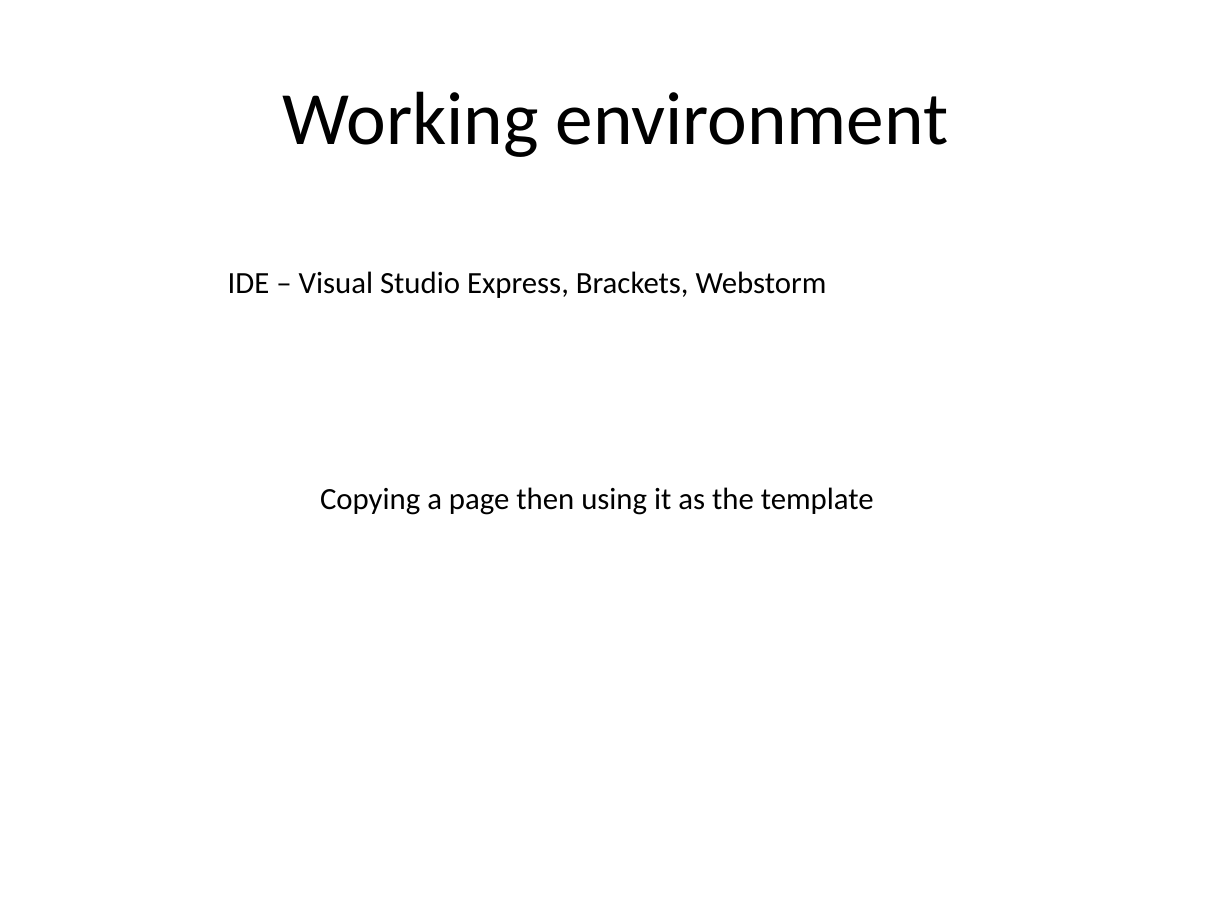
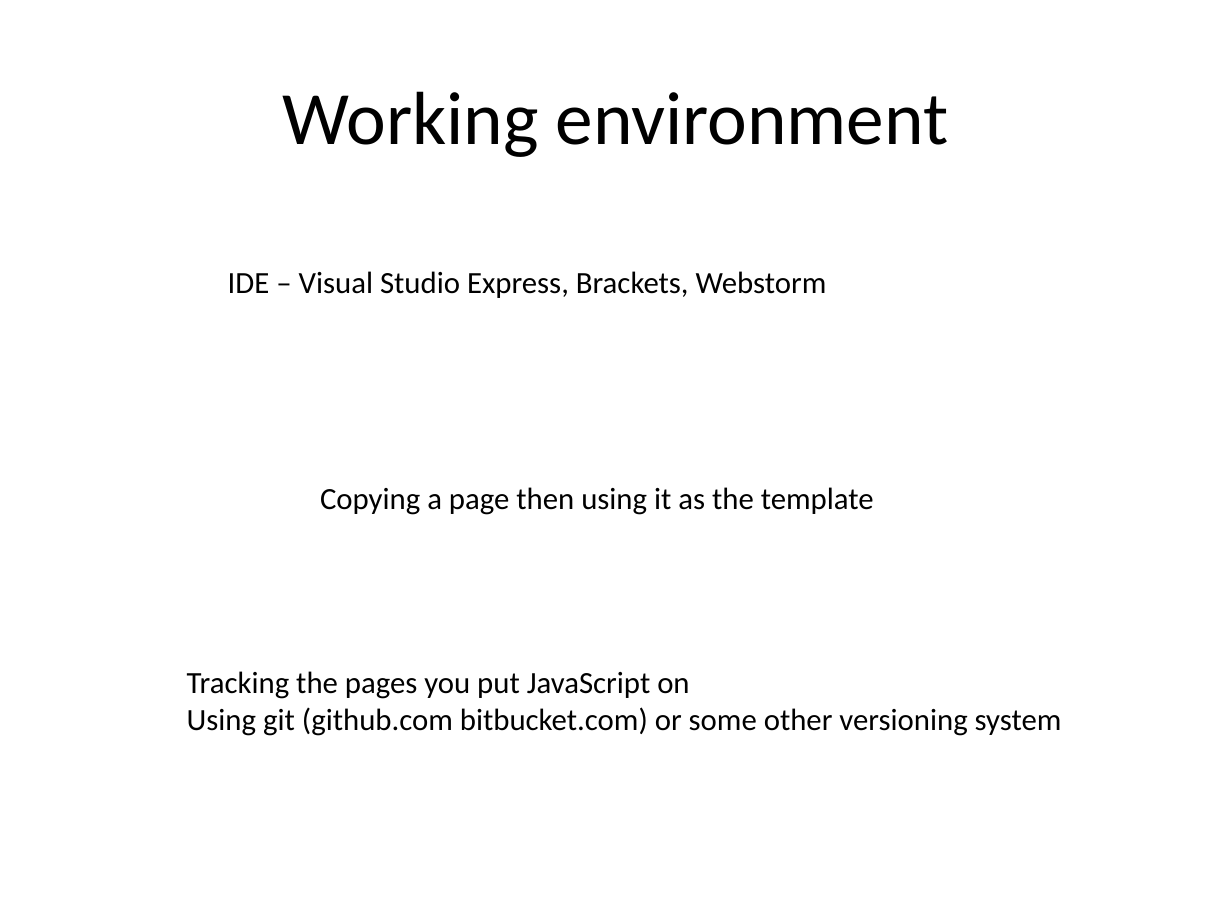
Before and after one commit to paul-burtness/webdevmojo, a slide deck: slide 13 of webdevmojo.pptx (slide 11 before the commit). Drawn at 1232x924 pixels with LibreOffice and Linux fonts; fonts in the diff are those of the drawing. Boxes give left, top, right and bottom in pixels: in the first picture for what was removed or moved away, otherwise in the second. Text is boxed around its words. In the diff, an @@ line names an element or a change of style, - is before the commit and + after.

```diff
--- a/webdevmojo.pptx
+++ b/webdevmojo.pptx
@@ text added at (x1=187, y1=671, x2=1062, y2=736), 18 pt, text #000000 @@
+Tracking the pages you put JavaScript on
+Using git (github.com bitbucket.com) or some other versioning system
```
Also in this commit, not shown: 5 other slides changed, 2 slides added.
